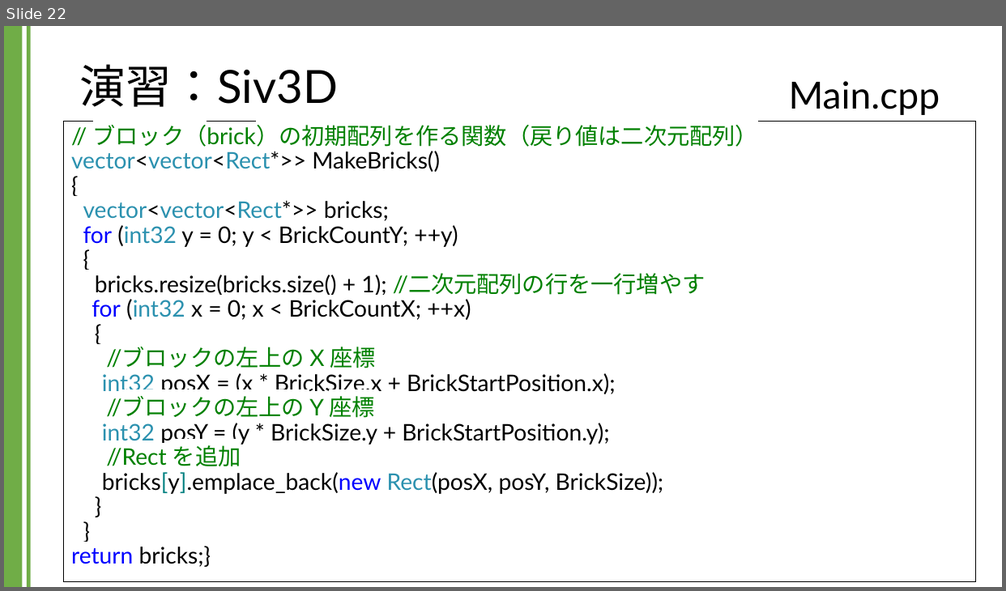
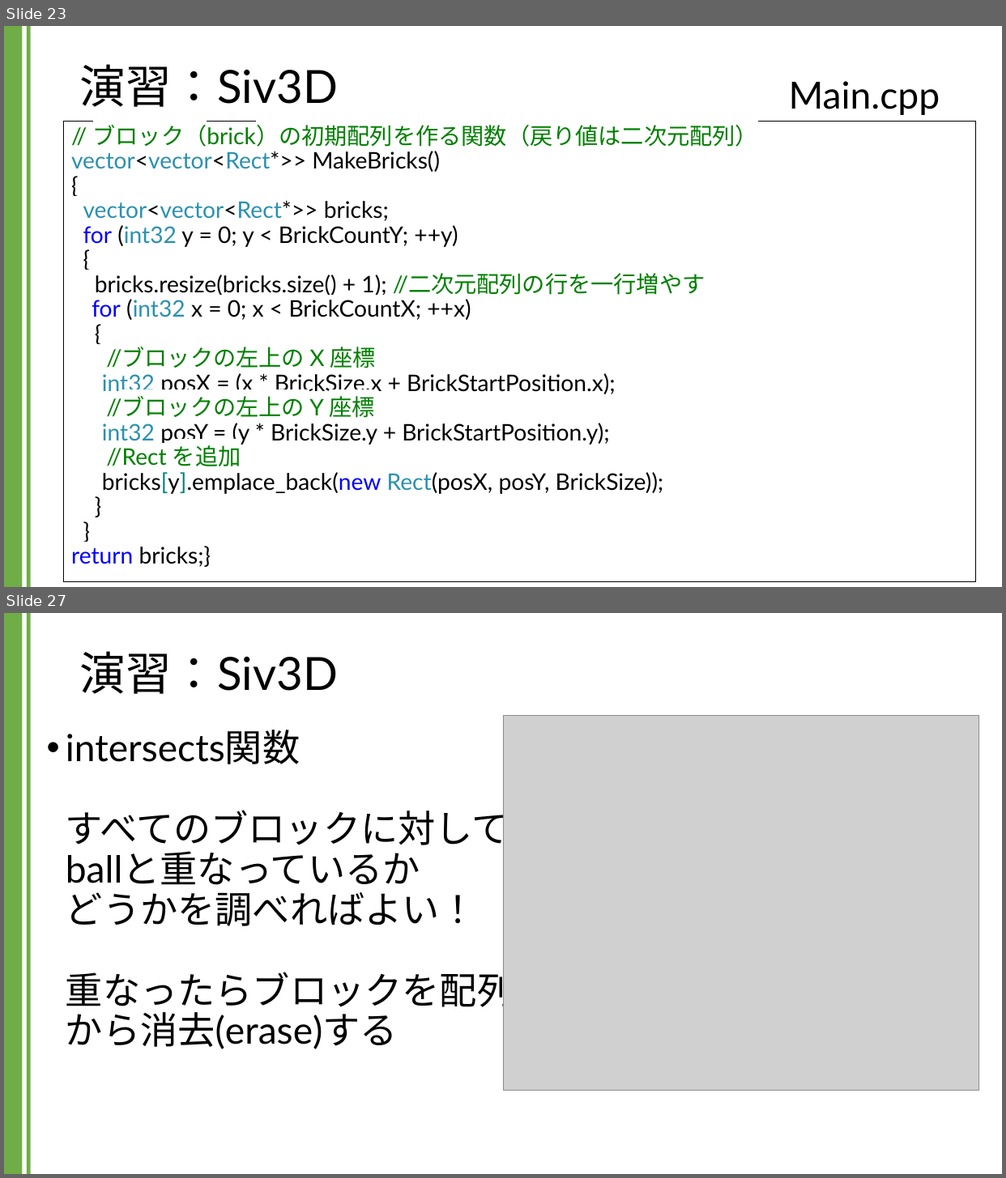
Before and after one commit to kic-murata/cpp2024, a slide deck: 授業資料/演習課題：Siv3D.pptx. Shown one above the other, each under a label of ours: slide 22 before the commit, slides 23 and 27 after it; the slides between them are not shown. The pictures are 1006x591 and 1006x1178 pixels, drawn with LibreOffice and Linux fonts; fonts in the diff are those of the drawing; grey boxes stand for pictures; background and template pictures are left out. Boxes give left, top, right and bottom in pixels: in the first picture for what was removed or moved away, otherwise in the second. Text is boxed around its words. In the diff, an @@ line names an element or a change of style, - is before the commit and + after.

```diff
--- a/授業資料/演習課題：Siv3D.pptx
+++ b/授業資料/演習課題：Siv3D.pptx
@@ slide 27 added at <box>4,613,1002,1174</box>, background #FFFFFF; not listed: 2 template elements that a slide beside it also shows @@
@@ title added at <box>80,651,338,694</box>, 44 pt, text #000000 @@
+演習：Siv3D
@@ text added at <box>66,730,514,1050</box>, 36 pt, text #000000 @@
+• intersects関数
+  すべてのブロックに対して
+  ballと重なっているか
+  どうかを調べればよい！
+  重なったらブロックを配列
+  から消去(erase)する
@@ picture added at <box>503,716,979,1091</box> @@
@@ what was slide 22 is now slide 23 @@
```
Also in this commit, not shown: 1 slide changed, 5 other slides added, 1 other file.
